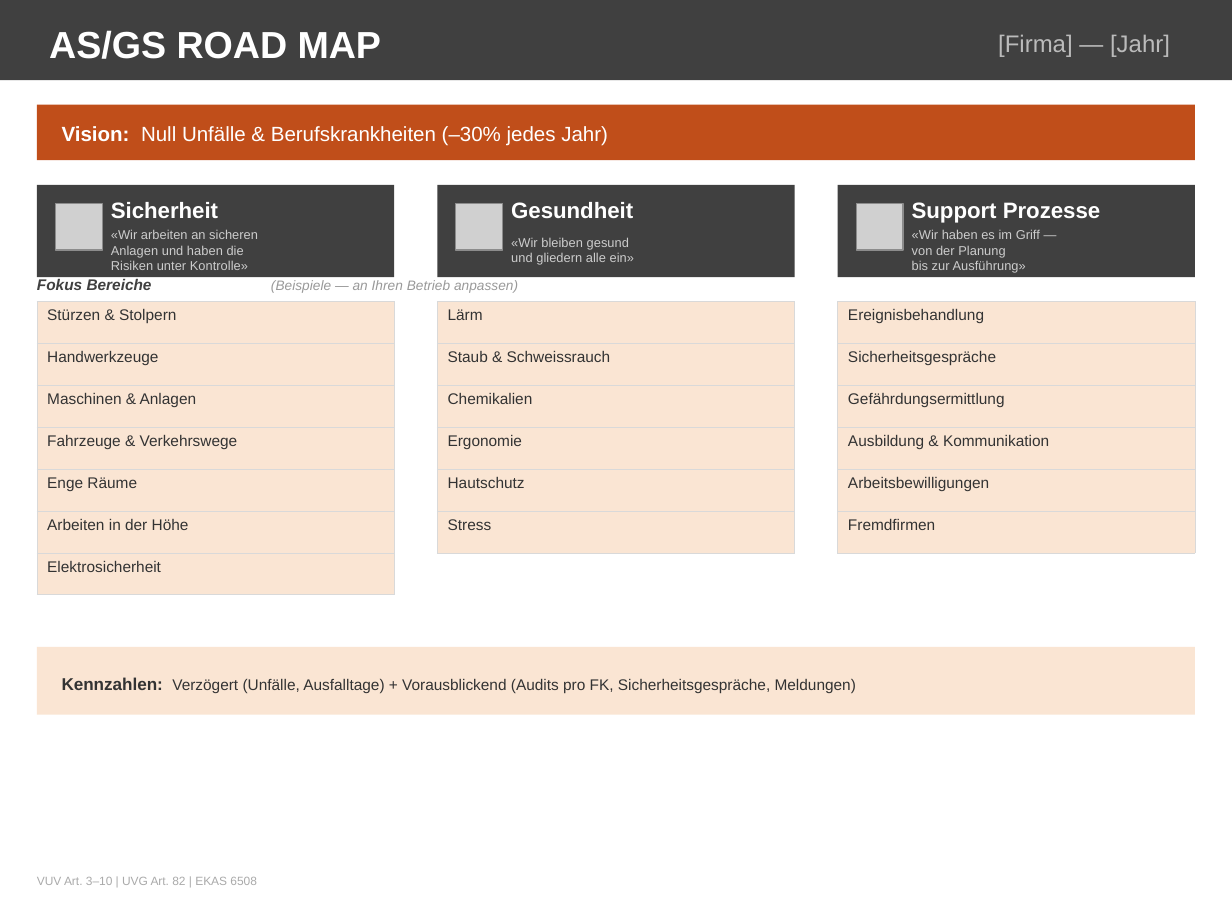
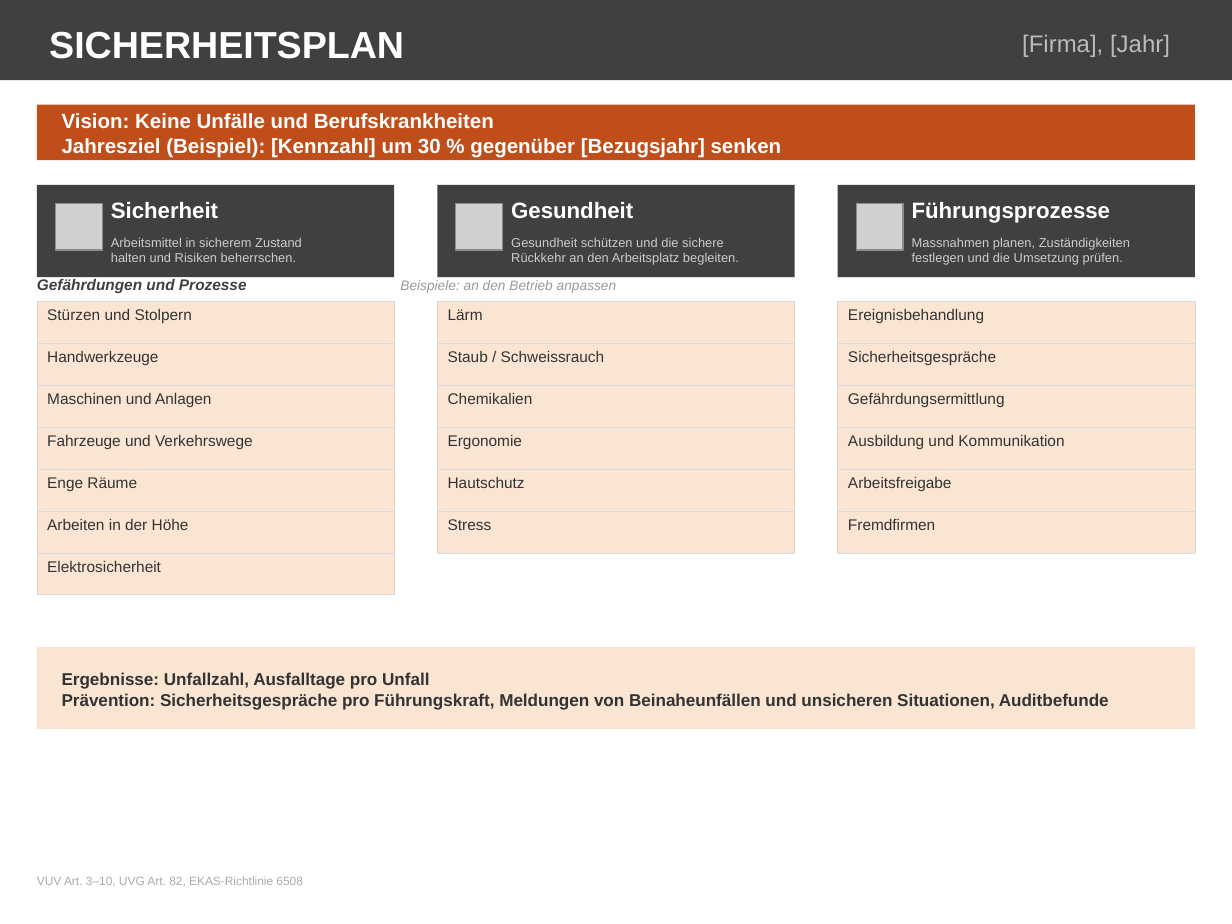
Before and after one commit to odcpw/SafetyTemplates, a slide deck: slide 1 of Template_Safety_Roadmap_DE.pptx. Drawn at 1232x924 pixels with LibreOffice and Linux fonts; fonts in the diff are those of the drawing; grey boxes stand for pictures. Boxes give left, top, right and bottom in pixels: in the first picture for what was removed or moved away, otherwise in the second. Text is boxed around its words. In the diff, an @@ line names an element or a change of style, - is before the commit and + after.

```diff
--- a/Template_Safety_Roadmap_DE.pptx
+++ b/Template_Safety_Roadmap_DE.pptx
@@ text at bbox=[49, 31, 404, 59]: text changed @@
-AS/GS ROAD MAP
+SICHERHEITSPLAN
@@ text at bbox=[1022, 34, 1170, 57]: text changed @@
-[Firma] — [Jahr]
+[Firma], [Jahr]
@@ text at bbox=[62, 113, 782, 158]: text changed; bold on @@
-Vision: Null Unfälle & Berufskrankheiten (–30% jedes Jahr)
+Vision: Keine Unfälle und Berufskrankheiten
+Jahresziel (Beispiel): [Kennzahl] um 30 % gegenüber [Bezugsjahr] senken
@@ text at bbox=[912, 202, 1110, 223]: text changed @@
-Support Prozesse
+Führungsprozesse
@@ text at bbox=[111, 237, 302, 262]: text changed @@
-«Wir arbeiten an sicheren
-Anlagen und haben die
-Risiken unter Kontrolle»
+Arbeitsmittel in sicherem Zustand
+halten und Risiken beherrschen.
@@ text at bbox=[511, 237, 739, 265]: text changed @@
-«Wir bleiben gesund
-und gliedern alle ein»
+Gesundheit schützen und die sichere
+Rückkehr an den Arbeitsplatz begleiten.
@@ text at bbox=[912, 237, 1130, 265]: text changed @@
-«Wir haben es im Griff —
-von der Planung
-bis zur Ausführung»
+Massnahmen planen, Zuständigkeiten
+festlegen und die Umsetzung prüfen.
@@ text at bbox=[37, 279, 247, 293]: text changed @@
-Fokus Bereiche
+Gefährdungen und Prozesse
@@ text at bbox=[400, 280, 616, 293]: text changed @@
-(Beispiele — an Ihren Betrieb anpassen)
+Beispiele: an den Betrieb anpassen
@@ table at bbox=[37, 302, 394, 576] @@
-row 1, column 1: Stürzen & Stolpern
+row 1, column 1: Stürzen und Stolpern
-row 3, column 1: Maschinen & Anlagen
+row 3, column 1: Maschinen und Anlagen
-row 4, column 1: Fahrzeuge & Verkehrswege
+row 4, column 1: Fahrzeuge und Verkehrswege
@@ table at bbox=[437, 302, 795, 534] @@
-row 2, column 1: Staub & Schweissrauch
+row 2, column 1: Staub / Schweissrauch
@@ table at bbox=[838, 302, 1195, 534] @@
-row 4, column 1: Ausbildung & Kommunikation
+row 4, column 1: Ausbildung und Kommunikation
-row 5, column 1: Arbeitsbewilligungen
+row 5, column 1: Arbeitsfreigabe
@@ rectangle: place and size @@
-rectangle at bbox=[37, 647, 1195, 715]
+rectangle at bbox=[37, 647, 1195, 729]
@@ text at bbox=[62, 672, 1109, 710]: text changed; size 9 to 10 pt; bold on @@
-Kennzahlen: Verzögert (Unfälle, Ausfalltage) + Vorausblickend (Audits pro FK, Sicherheitsgespräche, Meldungen)
+Ergebnisse: Unfallzahl, Ausfalltage pro Unfall
+Prävention: Sicherheitsgespräche pro Führungskraft, Meldungen von Beinaheunfällen und unsicheren Situationen, Auditbefunde
@@ text at bbox=[37, 876, 303, 886]: text changed @@
-VUV Art. 3–10 | UVG Art. 82 | EKAS 6508
+VUV Art. 3–10, UVG Art. 82, EKAS-Richtlinie 6508
```
Also in this commit, not shown: 1 other slide changed, 15 other files.
